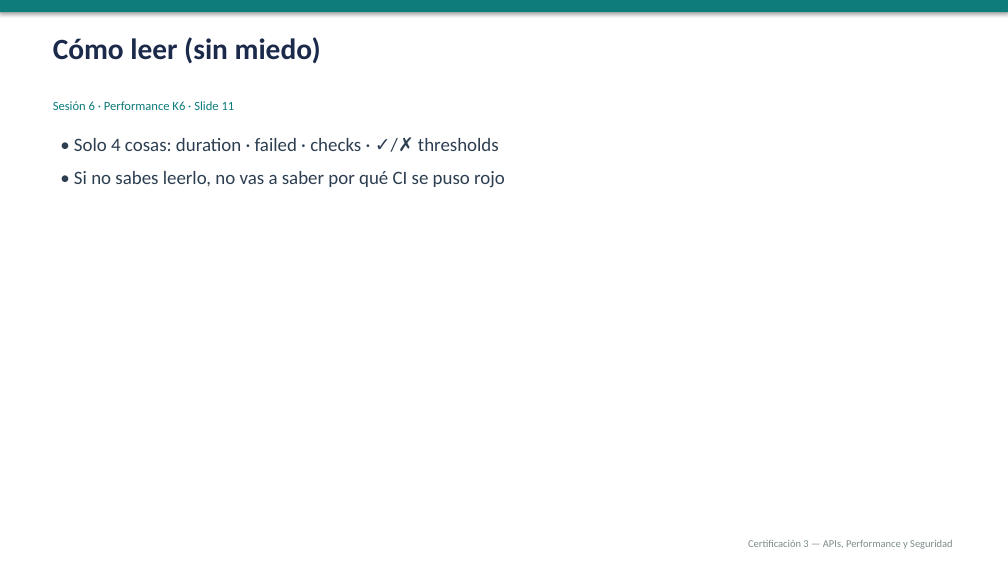
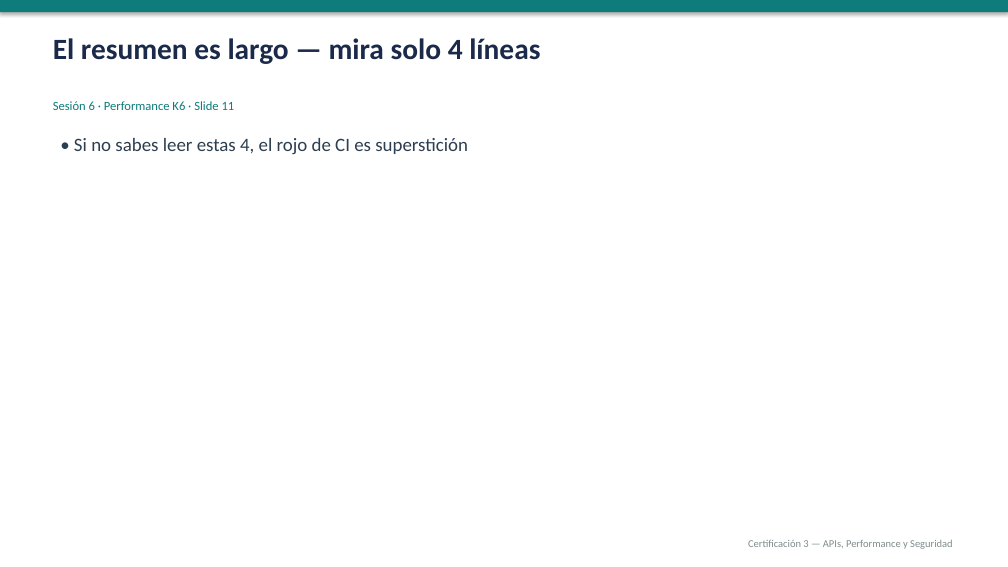
Before and after one commit to gbarandica/qa-automation-certification-3, a slide deck: slide 11 of sesiones/sesion-06/sesion-06.pptx. Drawn at 1008x567 pixels with LibreOffice and Linux fonts; fonts in the diff are those of the drawing. Boxes give left, top, right and bottom in pixels: in the first picture for what was removed or moved away, otherwise in the second. Text is boxed around its words. In the diff, an @@ line names an element or a change of style, - is before the commit and + after.

```diff
--- a/sesiones/sesion-06/sesion-06.pptx
+++ b/sesiones/sesion-06/sesion-06.pptx
@@ text at (53,38,540,64): text changed @@
-Cómo leer (sin miedo)
+El resumen es largo — mira solo 4 líneas
@@ text at (74,138,468,154): text changed @@
-• Solo 4 cosas: duration · failed · checks · ✓/✗ thresholds
-• Si no sabes leerlo, no vas a saber por qué CI se puso rojo
+• Si no sabes leer estas 4, el rojo de CI es superstición
```
Also in this commit, not shown: 19 other slides changed, 16 other files.
